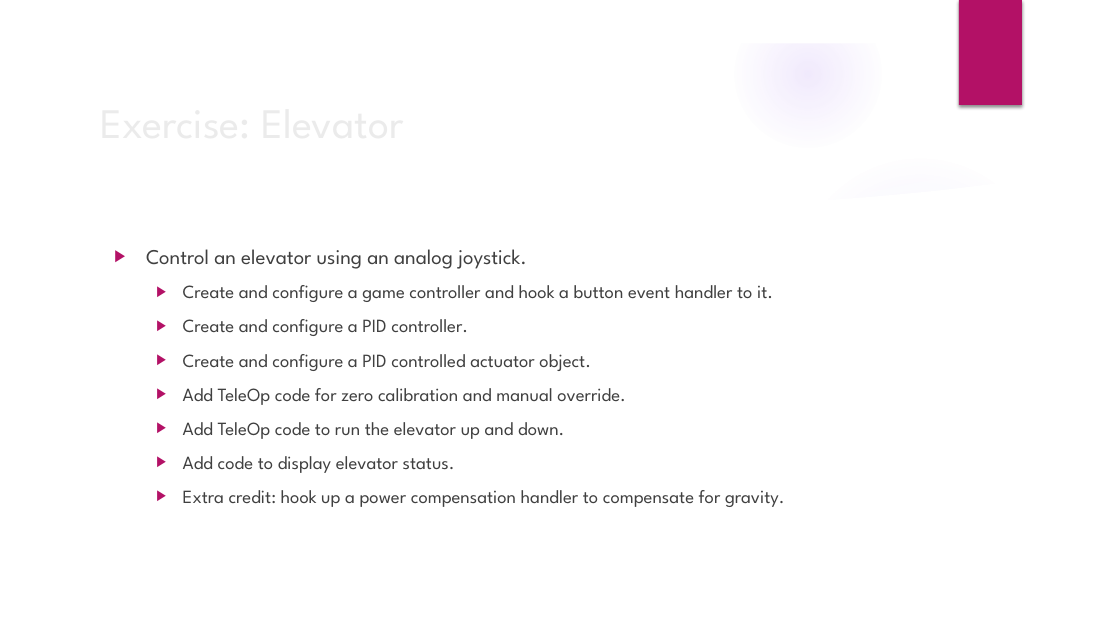
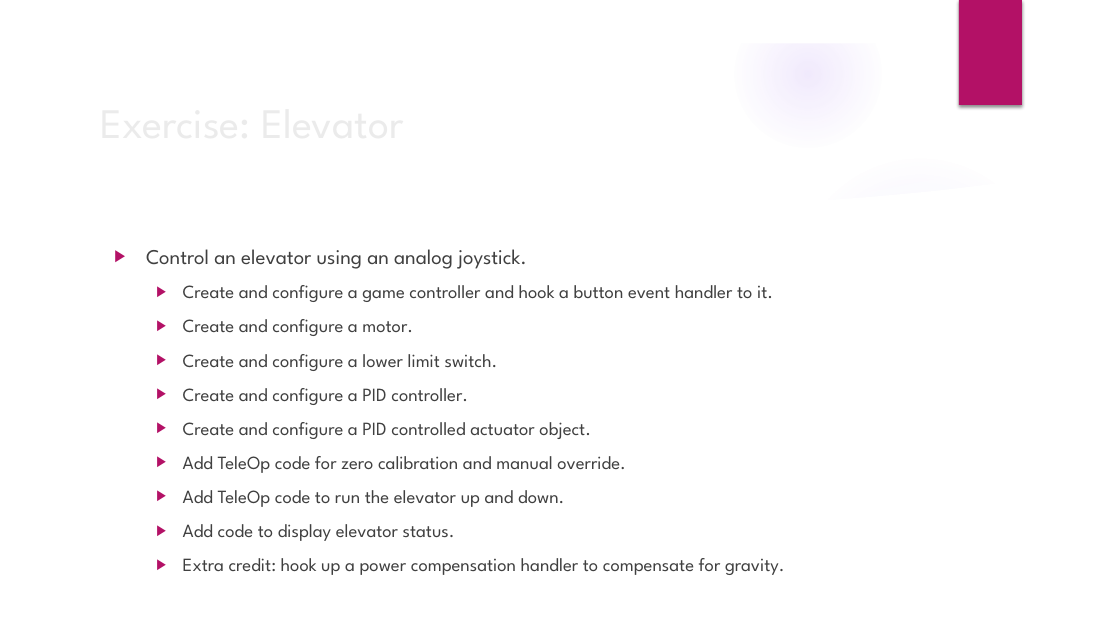
Before and after one commit to trc492/FrcProgrammingClass, a slide deck: slide 14 of Lesson5/AdvancedRoboticsLesson5.pptx. Drawn at 1120x630 pixels with LibreOffice and Linux fonts; fonts in the diff are those of the drawing; background and template pictures are left out. Boxes give left, top, right and bottom in pixels: in the first picture for what was removed or moved away, otherwise in the second. Text is boxed around its words. In the diff, an @@ line names an element or a change of style, - is before the commit and + after.

Commit message:
Minor edits.

```diff
--- a/Lesson5/AdvancedRoboticsLesson5.pptx
+++ b/Lesson5/AdvancedRoboticsLesson5.pptx
@@ text at (x1=183, y1=319, x2=498, y2=371): paragraphs added @@
+  ▶ Create and configure a motor.
+  ▶ Create and configure a lower limit switch.
```
